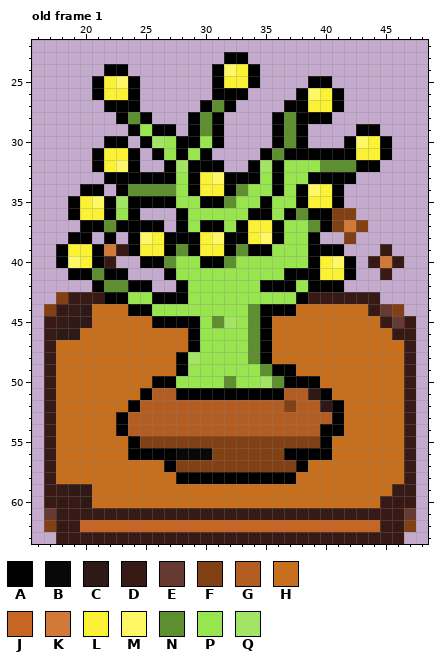
Edited in one commit: pixel-art file (Assets/ArtStuff/Plants/Litbean.aseprite). Above is the file before it was changed.
64x64 pixels, 1 frame. Colours within 5 levels of each other are drawn and written as one. Shown: old frame 1: x 16..48, y 22..63. The commit also changed other frames, which this record leaves out.
Visible layers, top first: "Bollies", "Dirt".
Palette (. is transparent): A #000000  B #090808  C #2f1916  D #371a15  E #663931  F #824115  G #b35d23  H #c76f1c  J #c76524  K #d17939  L #fbf236  M #fff866  N #5d8e2f  P #99e550  Q #a3e366
Pixels before, old frame 1, first column x 17:
23 ...............AA..............
24 .....AA.......AMLA.............
25 ....ALMA......ALLA....AA.......
26 ....ALLA......AAA....AMLA......
27 .....AAA.....ANA....AALLA......
28 ......ANA...ANA....ANAAA.......
29 .......APAA.ANA....ANA....AA...
30 .....AA.AQPAAPA....ANA...AMLA..
31 ....ALLA.APAPA....ANAAAAAALLA..
32 ....ALMA..AQAAA..AQAPPPNNNAA...
33 .....AAAAAAPALMAAAPAPPAAAA.....
34 ...AA.ANNNNPALLANPPAPAMLA......
35 ..ALMAQAAAAPPAANPPAPPALLA......
36 ..ALLAPA...APPPPPAAPANAAFF.....
37 ...AANAAAA.APAAPALLAPPNAFKF....
38 ..AA.A.AMLAAALMAALMAPPA..F.....
39 .ALLAKDALLANALLANAAPPPAAA...D..
40 .AMLAD..AANPPAANPPPPPPALMA.DKD.
41 ..AANAA...APPPPPPPPPAAALLA..D..
42 ....ANNAA..APPPPPPAAAPAAA......
43 .FDDDAAPPAAAPPPPPPPPPADDDDDD...
44 FDDCHHHAAPPPPPPPPNAAAHHHHHHDEF.
45 DDCCHHHHHAAAAPNQPNAHHHHHHHHHDED
46 DCCHHHHHHHHHAPPPPNAHHHHHHHHHHDD
47 DHHHHHHHHHHHAPPPPNAHHHHHHHHHHHD
48 DHHHHHHHHHHAQPPPPNAHHHHHHHHHHHD
49 DHHHHHHHHHHAPPPPPPNAAHHHHHHHHHD
50 DHHHHHHHHAAPPPPNPPQNAAAHHHHHHHD
51 DHHHHHHHAGGAAAAAAAAAGGCAHHHHHHD
52 DHHHHHHAGGGGGGGGGGGGFGGCAHHHHHD
53 DHHHHHAGGGGGGGGGGGGGGGGGAHHHHHD
54 DHHHHHAGGGGGGGGGGGGGGGGAAHHHHHD
55 DHHHHHHAFFFFFFFFFFFFFFFAHHHHHHD
56 DHHHHHHAAAABBBFFFFFFAAAAHHHHHHD
57 DHHHHHHHHHAFFFFFFFFFFAHHHHHHHHD
58 DHHHHHHHHHHAAAAAAAAAAHHHHHHHHHD
59 DDCCHHHHHHHHHHHHHHHHHHHHHHHHHDD
60 DDDCHHHHHHHHHHHHHHHHHHHHHHHHDDD
61 EDDDDDDDDDDDDDDDDDDDDDDDDDDDDDE
62 FDDJJJJJJJJJJJJJJJJJJJJJJJJJDDF
63 .DDDDDDDDDDDDDDDDDDDDDDDDDDDDD.
And afterwards:
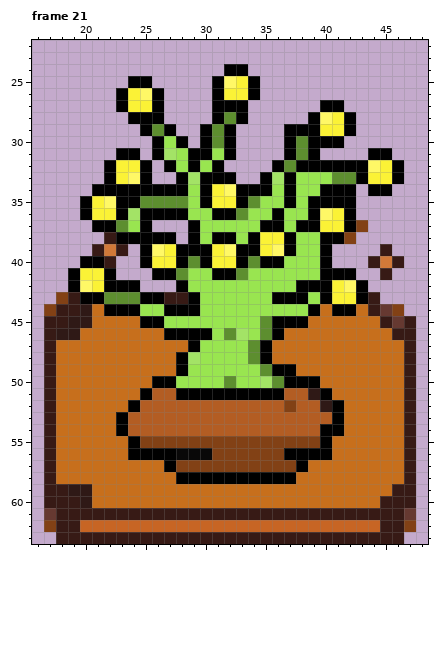
A new or re-ordered frame is compared with the old frame closest to it.
The edit:
frames 1 -> 30
Changed rows in their new state; - is an unchanged pixel.
Frame 21 is new; against old frame 1, layer "Bollies":
first column x 18:
23 --------------..-------------
24 ----..-------.AA.------------
25 ---...-A------M------..------
26 ---..ALMA-----LLA---....-----
27 ----.-LLA---.A-A---...A------
28 -----.A-A--..-NA--...-MLA----
29 ------.AN--.ANA---.A-ALLA..--
30 ----..-.A--.ANA---.ANAAA....-
31 ---..A---QPA-PA--..-N-....A--
32 ---.ALLA--P-P---..-NAAAAA-MLA
33 -----LM-..AQAA-..AQA-PPNNALLA
34 --.-A-AAAAAPA-MAAAPAPPA-A-AA-
35 -.ALMA-NNNN--LLANP-APAA-A----
36 -.A-LAQAAA---AANPPAPP-MLA----
37 --.-ANP-.-.APP-PPA--AALLA----
38 -..-DA-AA-.-PA-PALLA-PAA-----
39 ...D--.AMLA-A-MA-LMA-P-.-----
40 ..A-----LLAN-LLANAA--PA..----
41 --LL-.--A-N--AAN---PPPAA-----
42 -AMLAA-.---------PPPA--LMA---
43 --AANNNA-DDA------AA-PALLA---
44 ----AA-P-AAA----PPPPPA-AA----
45 -------A-PPP-PP-PNAAA--------
46 ---------AA-A-NQPNA----------
Pixel boxes of the changes (left, top, right, bottom) in both pictures:
changed: (56, 52, 404, 340)
